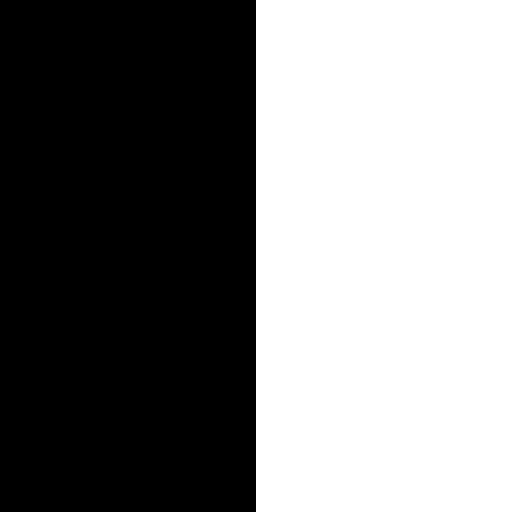
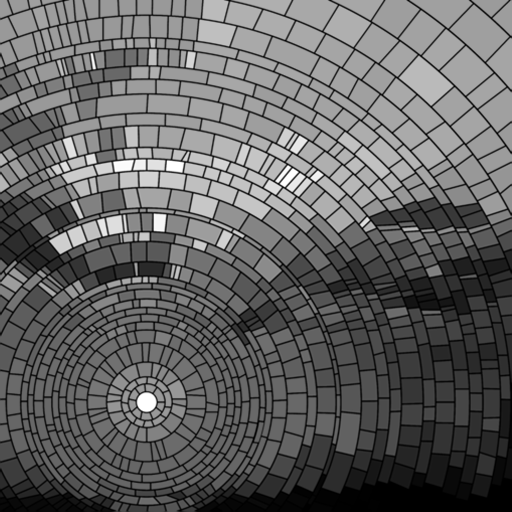
Layered file, before and after one edit (512 × 512). Changes by layer:
added group "Cell" with 2 layers above "BluredBunny" over 0, 0, 512, 512
added layer "图层 5 拷贝" in group "Cell" over 0, 0, 512, 512
hid group "average2" (2 layers) over 0, 0, 512, 512
renamed "average" to "GradientQuatified4", hid the group it (4 layers) over 0, 0, 512, 512
